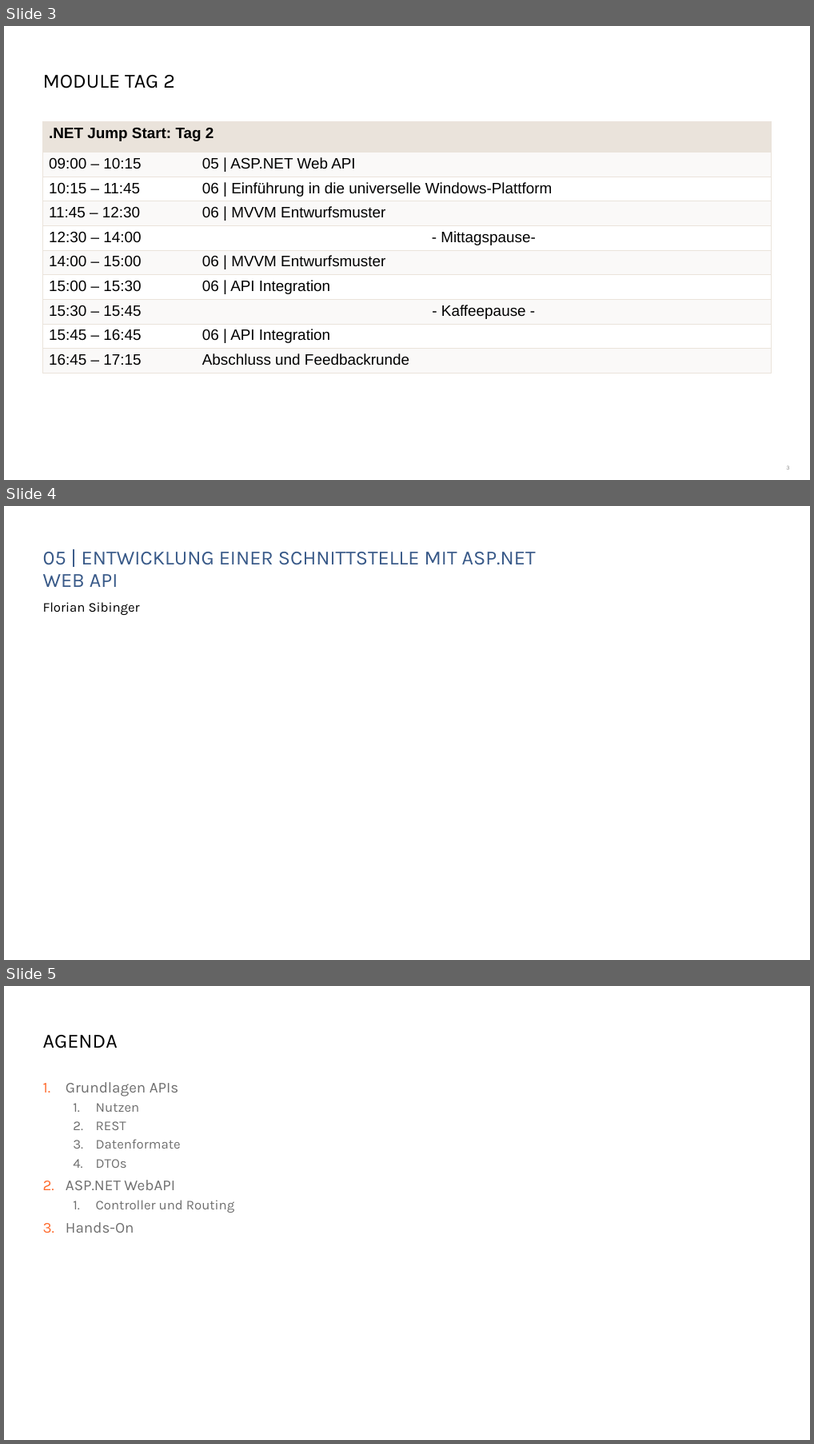
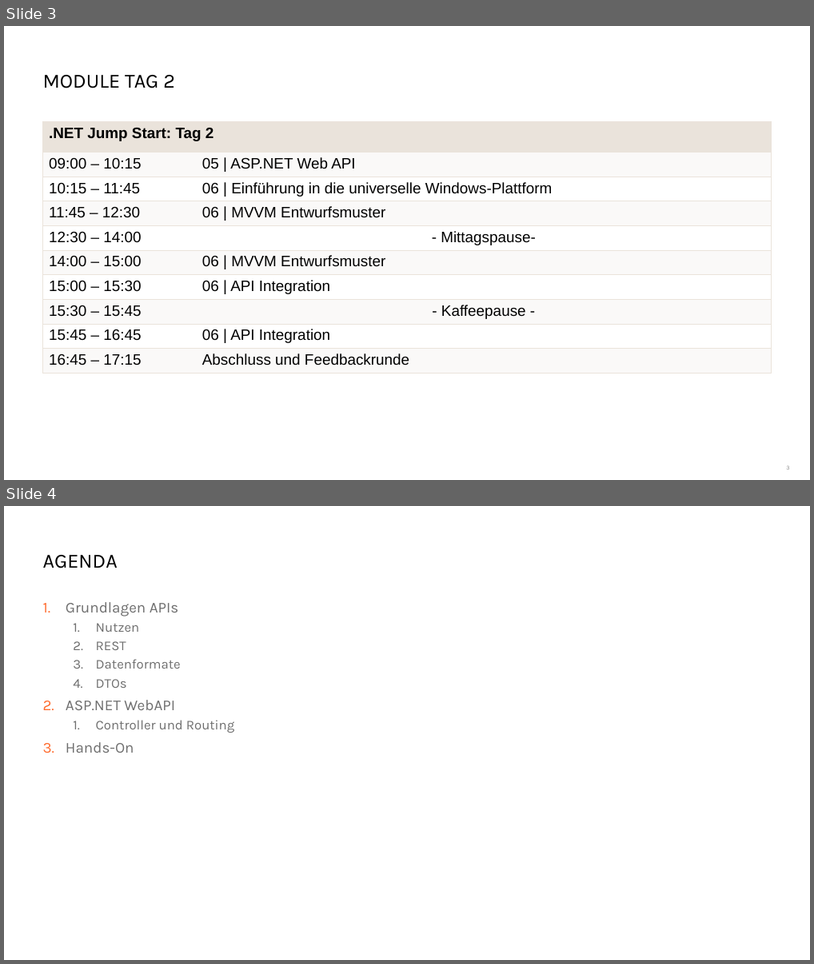
Before and after one commit to danielbeckmann/DotNETJumpStart, a slide deck: 05. ASP.NET Web API/Entwicklung einer Schnittstelle mit ASP.NET Web API.pptx. Shown one above the other, each under a label of ours: slides 3, 4 and 5 before the commit, slides 3 and 4 after it. The pictures are 814x1444 and 814x964 pixels, drawn with LibreOffice and Linux fonts; fonts in the diff are those of the drawing; background and template pictures are left out. Boxes give left, top, right and bottom in pixels: in the first picture for what was removed or moved away, otherwise in the second. Text is boxed around its words. In the diff, an @@ line names an element or a change of style, - is before the commit and + after.

```diff
--- a/05. ASP.NET Web API/Entwicklung einer Schnittstelle mit ASP.NET Web API.pptx
+++ b/05. ASP.NET Web API/Entwicklung einer Schnittstelle mit ASP.NET Web API.pptx
@@ slide 4 removed at (4,506,810,960), background #FFFFFF @@
@@ title removed at (43,552,536,587) @@
-05 | ENTWICKLUNG EINER SCHNITTSTELLE MIT ASP.NET WEB API
@@ subtitle removed at (43,602,140,615) @@
-Florian Sibinger
@@ what was slide 5 is now slide 4 @@
```
Also in this commit, not shown: 3 slides changed.
